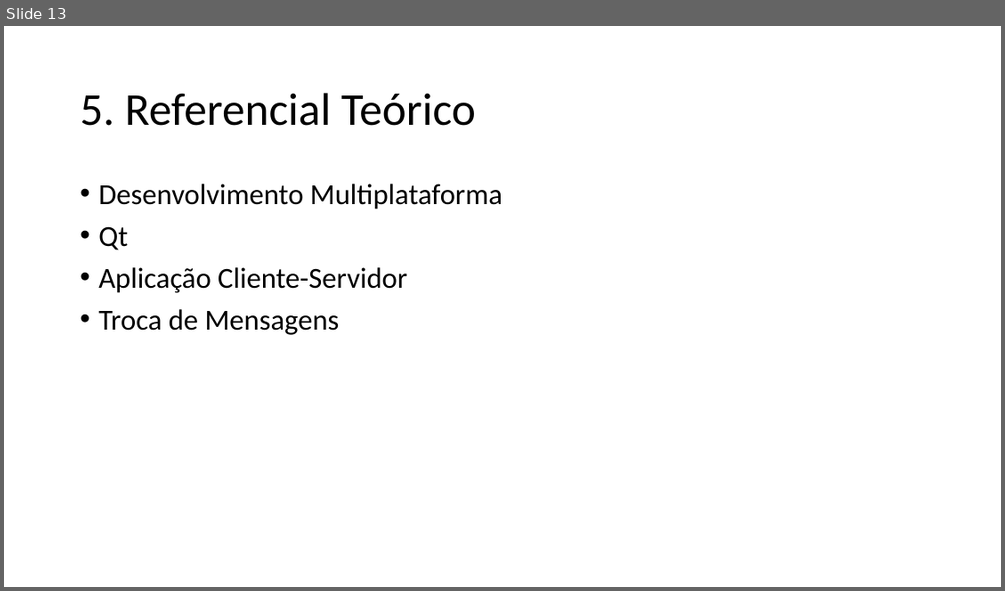
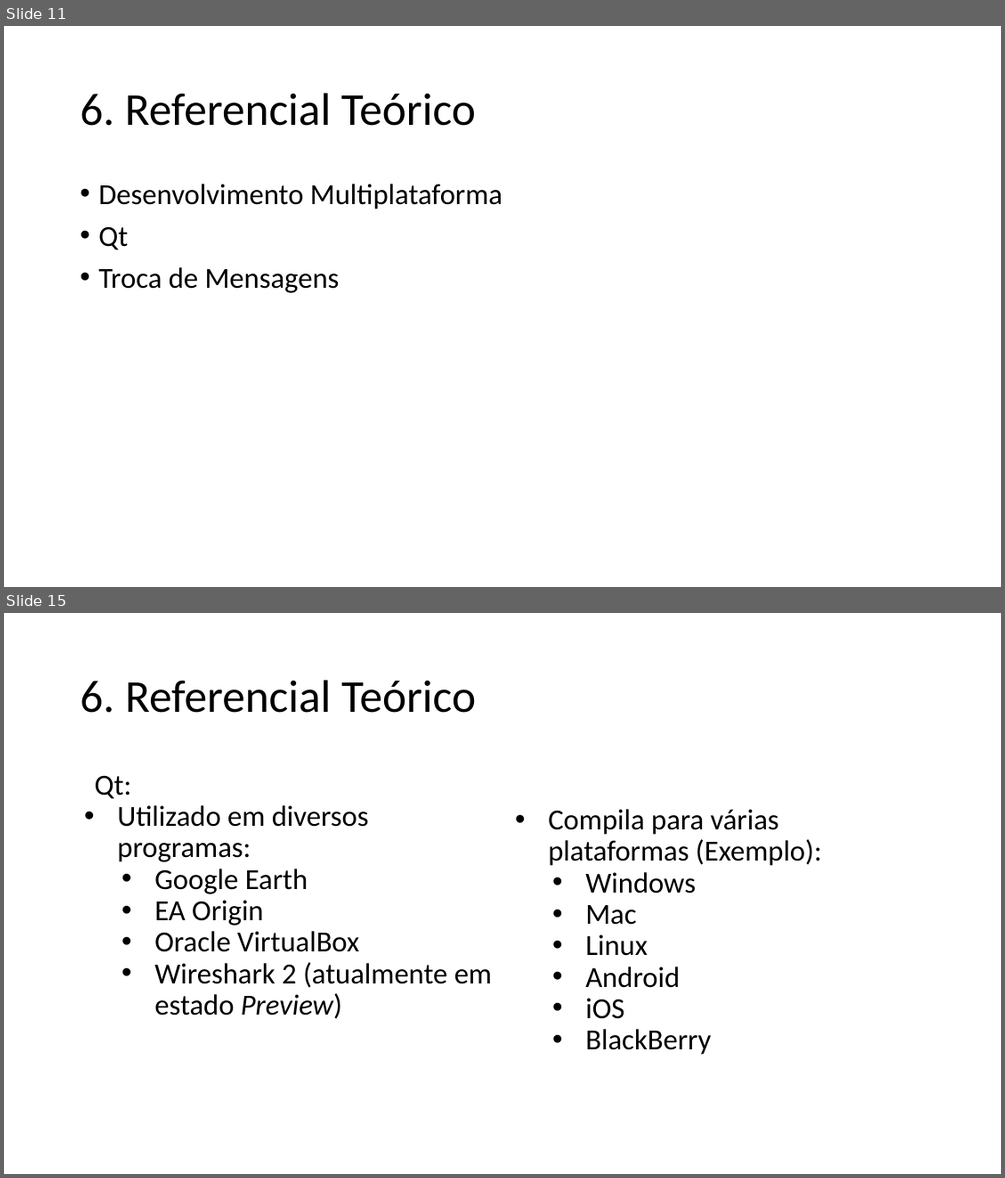
Before and after one commit to ricardopetrere/TCC_FTT, a slide deck: documentos/Apresentação_22_09.pptx. Shown one above the other, each under a label of ours: slide 13 before the commit, slides 11 and 15 after it; the slides between them are not shown. The pictures are 1005x591 and 1005x1178 pixels, drawn with LibreOffice and Linux fonts; fonts in the diff are those of the drawing. Boxes give left, top, right and bottom in pixels: in the first picture for what was removed or moved away, otherwise in the second. Text is boxed around its words. In the diff, an @@ line names an element or a change of style, - is before the commit and + after.

```diff
--- a/documentos/Apresentação_22_09.pptx
+++ b/documentos/Apresentação_22_09.pptx
@@ slide 15 added at (x1=4, y1=613, x2=1001, y2=1174), background #FFFFFF @@
@@ title added at (x1=80, y1=680, x2=476, y2=713), 44 pt, text #000000 @@
+6. Referencial Teórico
@@ text added at (x1=95, y1=775, x2=492, y2=1019), 28 pt, text #000000 @@
+Qt:
+• Utilizado em diversos programas:
+  • Google Earth
+  • EA Origin
+  • Oracle VirtualBox
+  • Wireshark 2 (atualmente em estado Preview)
@@ text added at (x1=548, y1=809, x2=822, y2=1054), 28 pt, text #000000 @@
+• Compila para várias plataformas (Exemplo):
+  • Windows
+  • Mac
+  • Linux
+  • Android
+  • iOS
+  • BlackBerry
@@ what was slide 13 is now slide 11 @@
@@ slide 11 changed as well @@
@@ title at (x1=80, y1=93, x2=476, y2=126): text changed @@
-5. Referencial Teórico
+6. Referencial Teórico
@@ text "Desenvolvimento Multiplataforma" at (x1=98, y1=184, x2=502, y2=293): less space between paragraphs @@
@@ text at (x1=98, y1=267, x2=407, y2=293): paragraph removed @@
-• Aplicação Cliente-Servidor
```
Also in this commit, not shown: 10 other slides changed, 5 other slides added, 2 slides removed.
